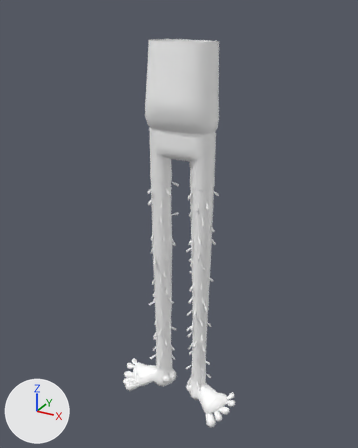
One commit to the FBX model Assets/Models/LegRig.fbx: the scene before it, then after it.
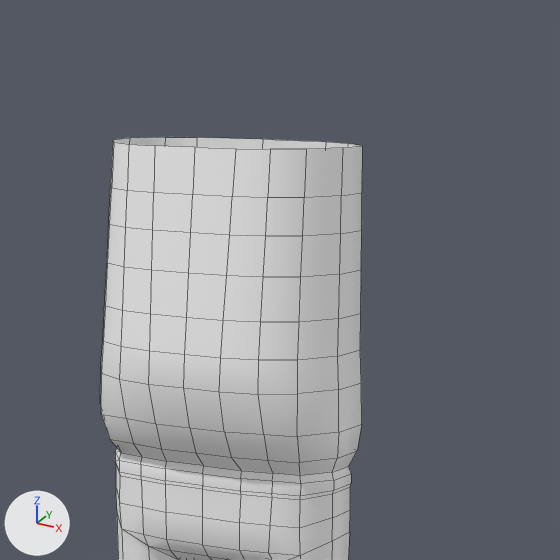
Each version is shown whole from a 50 mm lens placed at (0.65, -1.143, 1.225), pointed at (-0.005, 0.048, 0.63), then close up on the part from 33% to 77% of the width and 0% to 35% of the height. Lighting does not change. The marker at lower left points along +X, +Y and +Z. The first two pictures are the older version. The close-ups show mesh edges as thin lines. Where no turn or scale is listed for an object, it has been applied to the vertices.

In view in the first close-up: 'Body'.
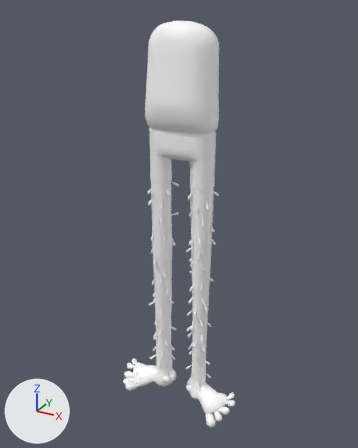
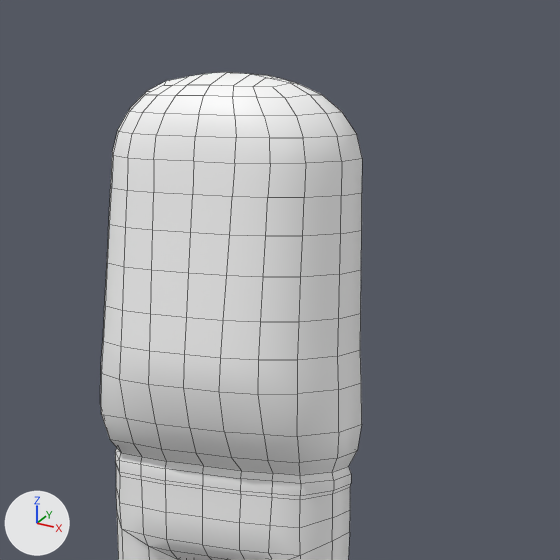
Diff of the bpy script that builds the scene:
```diff
--- a/Assets/Models/LegRig.fbx.py
+++ b/Assets/Models/LegRig.fbx.py
@@ me_mesh_004 @@
 # used by ob_body; location = (0.0, 0.0, 0.0)
-me_mesh_004.from_pydata(...)  # 1170 vertices, 1102 faces; spans x -0.211..0.21, y -0.049..0.104, z -0.024..1.144
+me_mesh_004.from_pydata(...)  # 1244 vertices, 1184 faces; spans x -0.211..0.21, y -0.049..0.104, z -0.024..1.192
+# me_mesh_004 part 1
+# 3 vertices in x 0.057..0.094, y 0.006..0.044, z 1.144 move by (0.001, -0.001, -0.009)
+# 3 vertices in x -0.033..0.033, y 0.001, z 1.144 move by (0.0, -0.002, -0.009)
+# 3 vertices in x -0.077..0.077, y 0.09..0.104, z 1.144 move by (0.0, 0.0, -0.009)
+# 3 vertices in x -0.094..-0.057, y 0.006..0.044, z 1.144 move by (-0.001, -0.001, -0.009)
+# 4 vertices move from x -0.097..0.097, y 0.071..0.1, z 1.144 to x -0.097..0.097, y 0.071..0.1, z 1.135..1.136
+# 74 vertices are added at x -0.092..0.092, y 0.002..0.103, z 1.151..1.192
+# 82 new faces join them
 me_mesh_004.materials.append(mat_lambert2)
```

What differs and where, as boxes (x1, y1, x2, y2) in the close-ups (560 x 560 px):
'Body', reshaped: before (100, 137, 362, 560); after (100, 72, 362, 560)
part 1 of me_mesh_004, built on: before (111, 137, 362, 198); after (111, 72, 362, 198)
